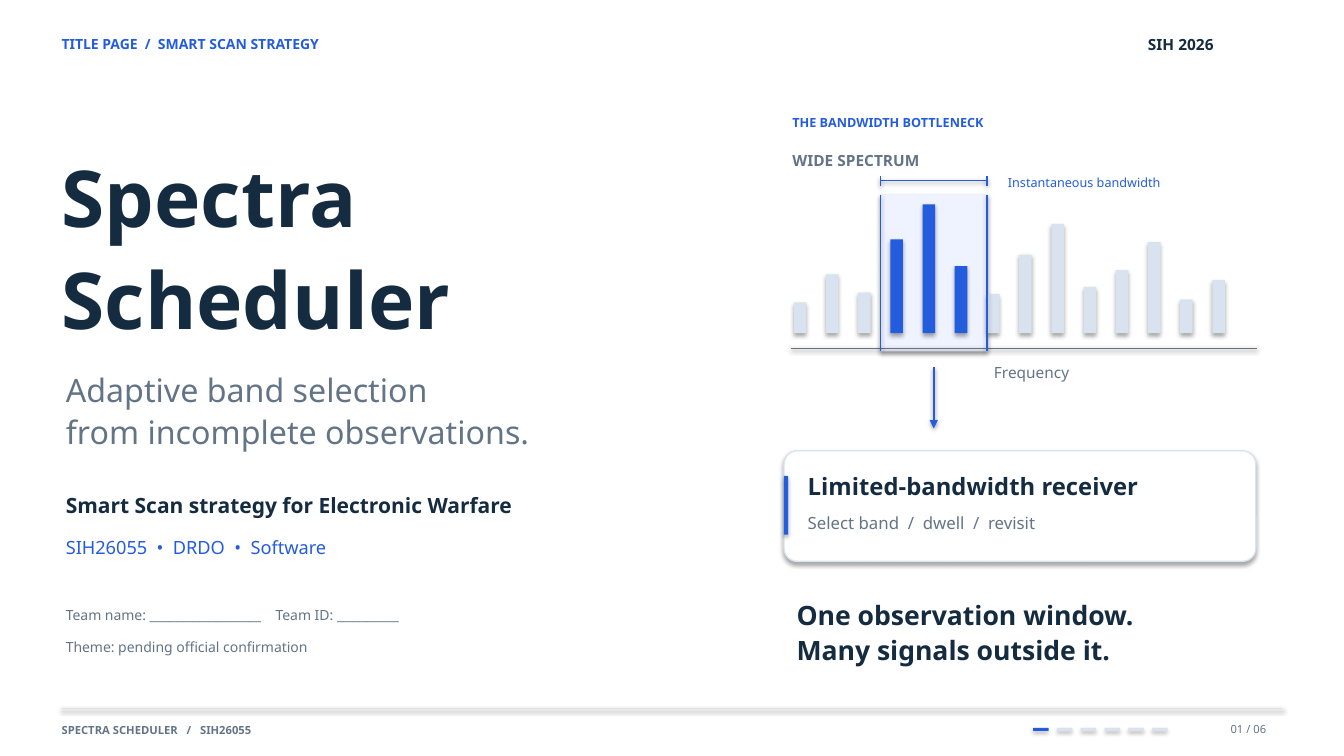
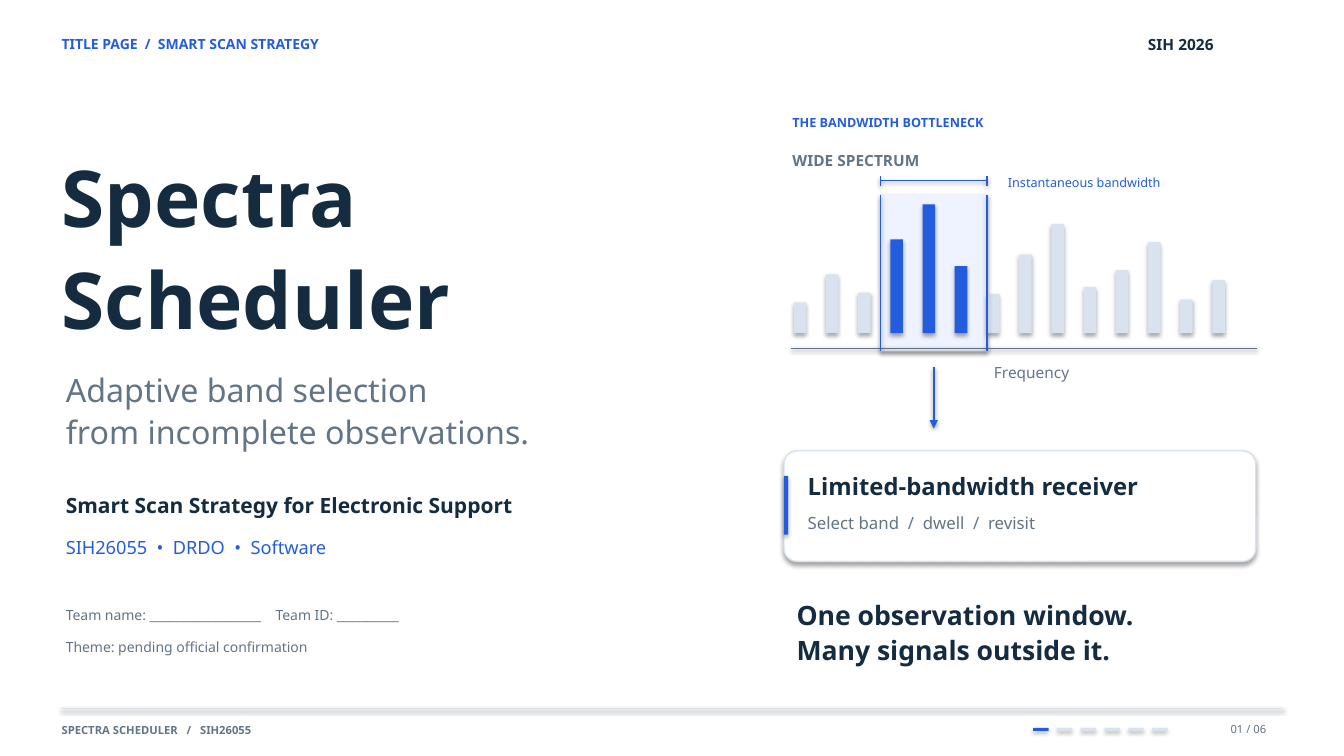
Before and after one commit to Siwach777/spectra-scheduler, a slide deck: slide 1 of ppt/Spectra-Scheduler-SIH2026.pptx. Drawn at 1344x756 pixels with LibreOffice and Linux fonts; fonts in the diff are those of the drawing. Boxes give left, top, right and bottom in pixels: in the first picture for what was removed or moved away, otherwise in the second. Text is boxed around its words. In the diff, an @@ line names an element or a change of style, - is before the commit and + after.

```diff
--- a/ppt/Spectra-Scheduler-SIH2026.pptx
+++ b/ppt/Spectra-Scheduler-SIH2026.pptx
@@ text at box(66, 497, 513, 518): text changed @@
-Smart Scan strategy for Electronic Warfare
+Smart Scan Strategy for Electronic Support
```
Also in this commit, not shown: 16 other files.
